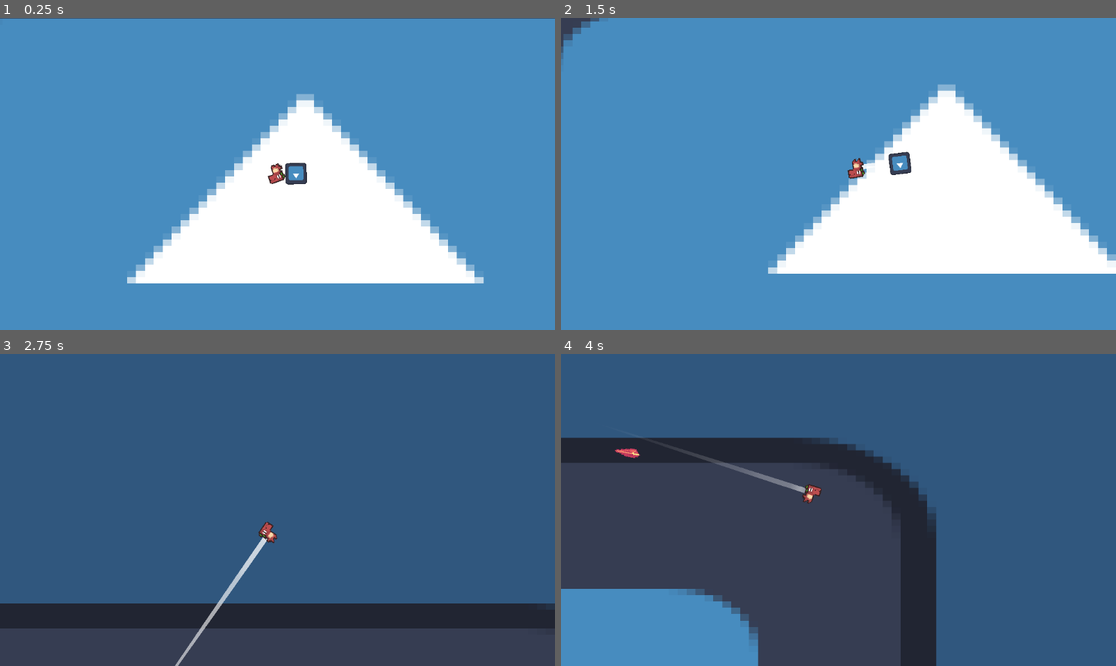
Above: before the commit, frames 1-4 (two rows, left to right).
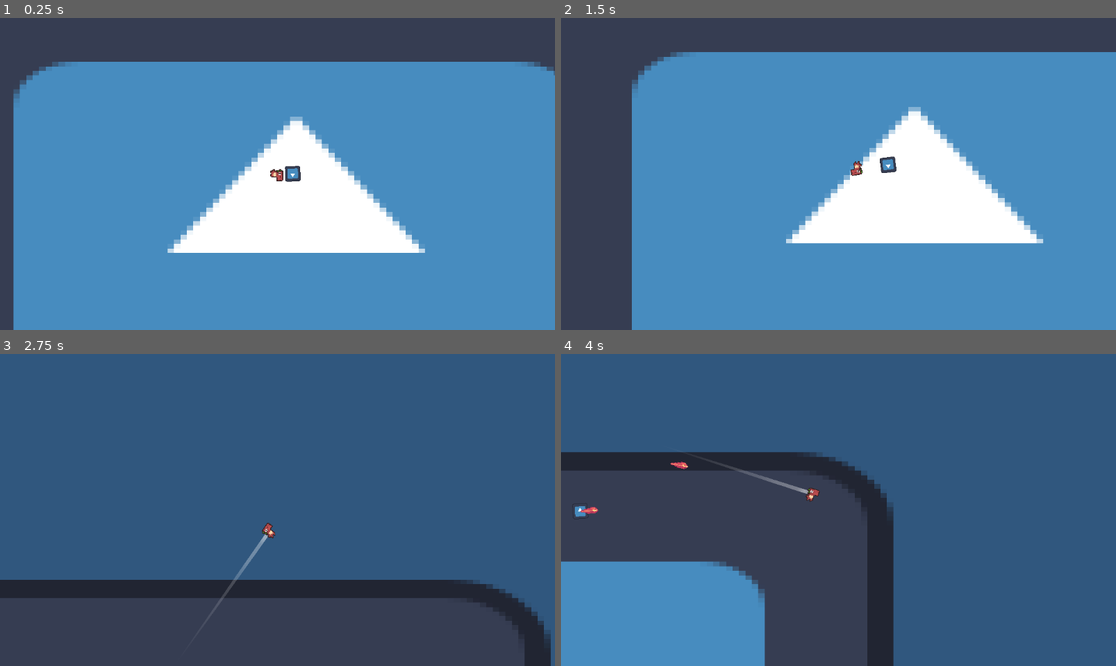
Above: after the commit, the same moments.

Repository: HazarBakir/void_blade
Game: Godot game, scene res://scenes/game_scene.tscn
Two runs of this game, one before a commit and one after it. Both use one fixed random seed, a clock stepped at 60 frames per second and the inputs below. The engine's default icon, where the game draws it, is replaced by a stand-in: a white triangle on a blue panel in a dark square.
Inputs (mouse positions are in pixels of both pictures, inside the frame that each line leads up to):
- Up to frame 1 (0.25 s): no input
- Up to frame 2 (1.5 s): move the mouse to (960, 158) at 0.52 s; press the mouse at (960, 158) at 0.53 s; move the mouse to (727, 189) at 1.27 s; release the mouse at (727, 189) at 1.28 s; click (727, 189) at 1.35 s
- Up to frame 3 (2.75 s): move the mouse to (333, 441) at 2.02 s; press the mouse at (333, 441) at 2.03 s
- Up to frame 4 (4 s): move the mouse to (810, 572) at 2.77 s; release the mouse at (810, 572) at 2.78 s; click (810, 572) at 2.85 s; move the mouse to (1005, 556) at 3.52 s; press the mouse at (1005, 556) at 3.53 s

The runs differ from the first frame. In frame 1, 27% of the frame differs, in the area x 0-100%, y 0-100%; in frame 2, 35%; in frame 3, 15%; in frame 4, 16%.

Commit message:
daily fix, added an area2d in player node

Diff:
--- a/Scripts/Player/player_movement.gd
+++ b/Scripts/Player/player_movement.gd
@@ -6,15 +6,18 @@
 	add_to_group("player")
 
 func _physics_process(delta):
-	velocity = Vector2(0, 0)
 	mouse_position = get_global_mouse_position()
 	if Input.is_action_pressed("move_mouse"):
-		var direction = (mouse_position - position).normalized()
-		velocity = (direction * speed)
+		move()
+	camera_offset()
+	look_at(mouse_position)
 
-	#Camera offset
+
+func camera_offset():
 	$Camera2D.offset.x = (mouse_position.x - global_position.x) / (1920 / 2.0) * 140
 	$Camera2D.offset.y = (mouse_position.y - global_position.y) / (1080 / 2.0) * 140
 
+func move():
+	var direction = (mouse_position - position).normalized()
+	velocity = (direction * speed)
 	move_and_slide()
-	look_at(mouse_position)
--- a/Scripts/enemy/bullet.gd
+++ b/Scripts/enemy/bullet.gd
@@ -3,12 +3,10 @@
 var speed = 300
 var target: CharacterBody2D
 var direction = Vector2.ZERO
-var follow_target = true  # Start by following the target
+var follow_target = true
 
 func _physics_process(delta):
-	if follow_target and target:
-		direction = (target.position - position).normalized()
-
+	move_to_player()
 	position += direction * speed * delta
 	look_at(position + direction)
 
@@ -17,4 +15,8 @@
 		queue_free()
 
 func _on_timer_timeout() -> void:
-	follow_target = false  # Stop following, keep last direction
+	follow_target = false
+
+func move_to_player():
+	if follow_target and target:
+		direction = (target.position - position).normalized()
--- a/Scripts/enemy/enemy.gd
+++ b/Scripts/enemy/enemy.gd
@@ -7,9 +7,7 @@
 var speed = 150
 
 func _physics_process(delta):
-	var direction = (target.position - position).normalized()
-	velocity = direction * speed
-
+	move_to_player()
 	look_at(target.position)
 	move_and_slide()
 
@@ -21,3 +19,7 @@
 
 func _on_timer_timeout() -> void:
 	shoot()
+
+func move_to_player():
+	var direction = (target.position - position).normalized()
+	velocity = direction * speed
--- a/scenes/player.tscn
+++ b/scenes/player.tscn
@@ -99,11 +99,14 @@
 [sub_resource type="Gradient" id="Gradient_qhqgy"]
 colors = PackedColorArray(1, 1, 1, 0, 1, 1, 1, 1)
 
+[sub_resource type="CircleShape2D" id="CircleShape2D_qhqgy"]
+radius = 124.145
+
 [node name="player" type="CharacterBody2D"]
 script = ExtResource("1_qhqgy")
 
 [node name="Camera2D" type="Camera2D" parent="."]
-zoom = Vector2(2.3, 2.3)
+zoom = Vector2(1.66, 1.66)
 drag_left_margin = 0.1
 drag_top_margin = 0.1
 drag_right_margin = 0.1
@@ -116,7 +119,6 @@
 autoplay = "idle"
 
 [node name="CollisionShape2D" type="CollisionShape2D" parent="."]
-visible = false
 position = Vector2(1, 0)
 shape = SubResource("CapsuleShape2D_d2wvv")
 
@@ -135,4 +137,9 @@
 round_precision = 15
 script = ExtResource("4_dqkch")
 
+[node name="EnemyDetectArea" type="Area2D" parent="."]
+
+[node name="CollisionShape2D" type="CollisionShape2D" parent="EnemyDetectArea"]
+shape = SubResource("CircleShape2D_qhqgy")
+
 [connection signal="ready" from="." to="." method="_on_ready"]
Not shown: 1 places in scenes/bullet.tscn that only renumber resources
Not shown: 1 places in scenes/player.tscn that only renumber resources
